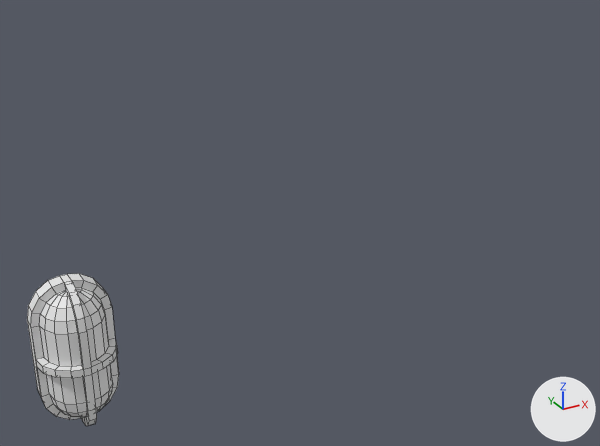
A saved change to the Blender file vongott/Assets/Mesh/Decor/light_sources.blend.
The view is the same before and after, from a 50 mm camera at (-0.184, -0.934, 0.565) aimed at (0.336, 0.011, 0.093). The lights are fixed; the arrows at lower right show +X, +Y and +Z. Mesh edges are drawn as thin lines.

The first picture shows 'decor_light_bulkhead'.
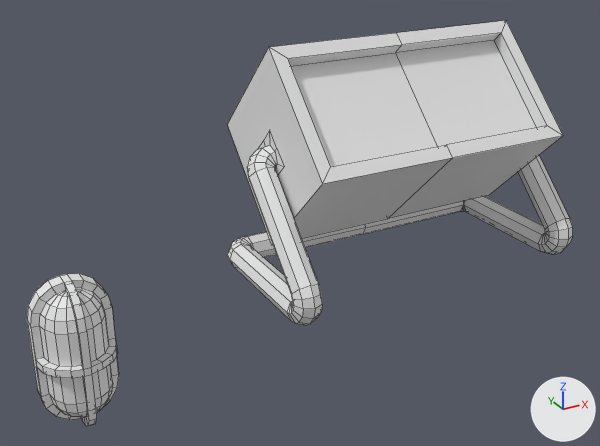
What differs and where, as boxes [x1, y1, x2, y2] in the pictures (600 x 446 px):
'decor_light_construction', added
    after: [227, 21, 573, 325]

The edits, one by one:
Material 'DrtyIronPlain_A_0.png' (mat_drtyironplain_a_0_png) is new.
Its base color is (0.8, 0.8, 0.8) (white #e7e7e7).
Mesh me_circle_001 is new.
It has 154 vertices, 155 faces and spans x 0.0..0.24, y 0.0..0.341, z -0.171..0.13.
It uses material mat_drtyironplain_a_0_png (its picture is missing).
Object 'decor_light_construction' (ob_decor_light_construction) is new; it shows me_circle_001.
Its location is (0.5, 0.0, 0.0).
Its rotation in degrees is (90, 0, 0).
It gains a MIRROR modifier named 'Mirror'.
Modifier setting: use_clip = True.
